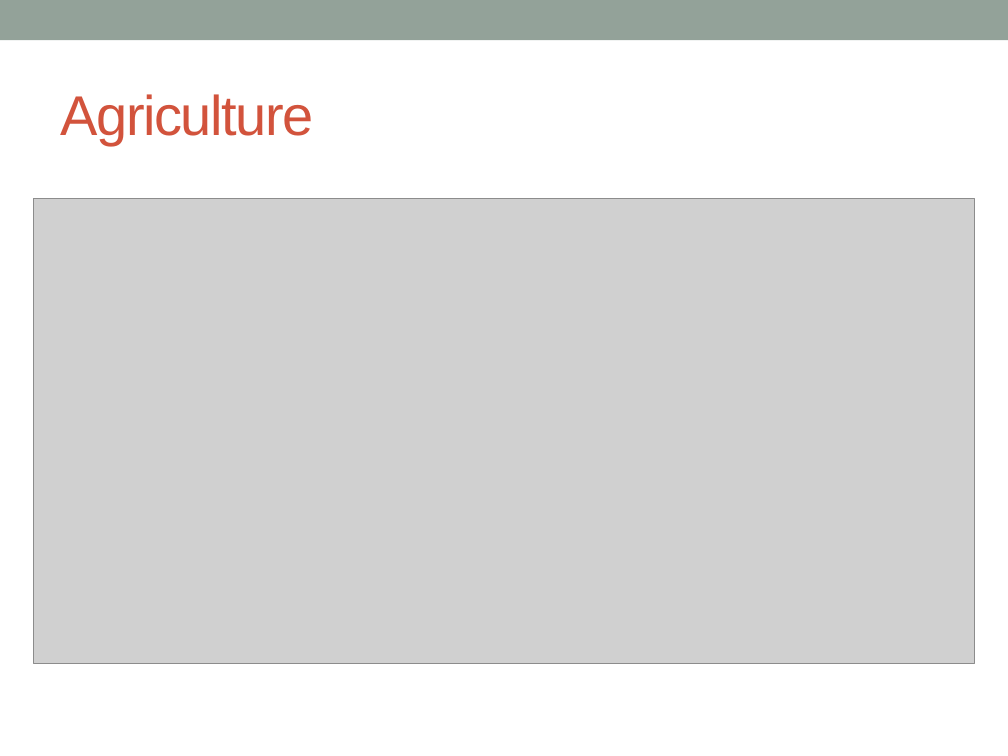
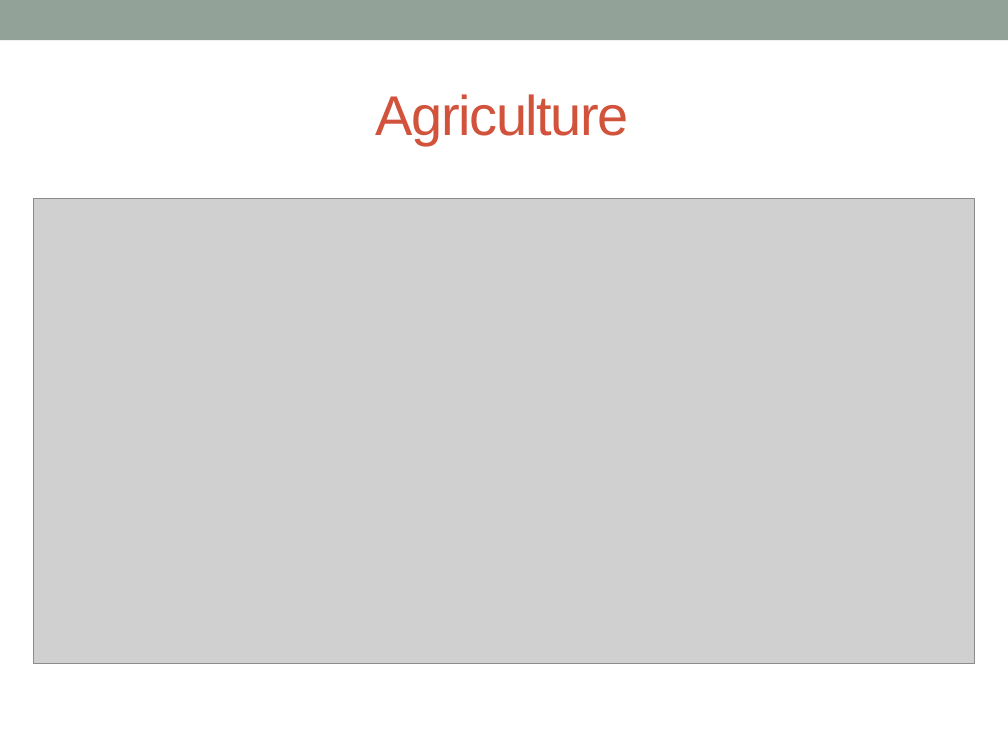
Before and after one commit to shivsalunke0503/iotworkshop, a slide deck: slide 15 of IoT.pptx (slide 14 before the commit). Drawn at 1008x756 pixels with LibreOffice and Linux fonts; fonts in the diff are those of the drawing; grey boxes stand for pictures. Boxes give left, top, right and bottom in pixels: in the first picture for what was removed or moved away, otherwise in the second. Text is boxed around its words. In the diff, an @@ line names an element or a change of style, - is before the commit and + after.

```diff
--- a/IoT.pptx
+++ b/IoT.pptx
@@ title "Agriculture": place and size @@
-title "Agriculture" at <box>60,94,314,145</box>
+title "Agriculture" at <box>375,94,629,145</box>
```
Also in this commit, not shown: 12 other slides changed, 1 slide added.
